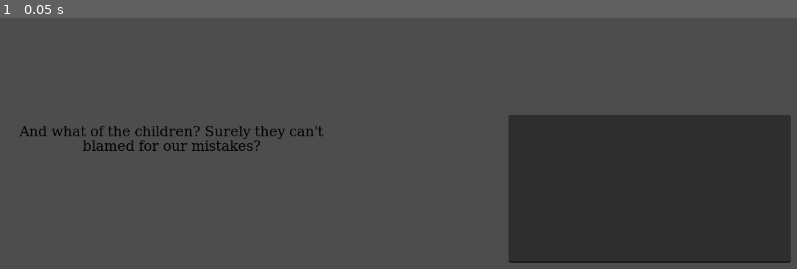
Above: before the commit, frame 1.
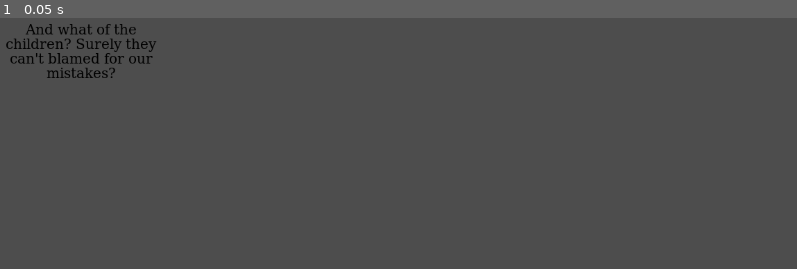
Above: after the commit, the same moment.

Repository: XandeKK/TypeBubbleX
Game: Godot game, scene res://src/SuperLabel/super_label.tscn
Same seed, same stepped clock (60 frames per second), same inputs: the game is played once before the commit and once after it. The project has no main scene, so this scene is started directly.
Inputs:
- Up to frame 1 (0.05 s): no input

The runs differ from the first frame. In frame 1, 23% of the frame differs, in the area x 0-100%, y 2-98%.

Commit message:
remove node TextEdit

Diff:
--- a/src/SuperLabel/outlines.gd
+++ b/src/SuperLabel/outlines.gd
@@ -13,11 +13,11 @@
 	add_child(_outline)
 
 func remove(index : int) -> void:
-	var outline = get_child(index)
-	if not outline:
+	var _outline = get_child(index)
+	if not _outline:
 		return
-	remove_child(outline)
-	outline.queue_free()
+	remove_child(_outline)
+	_outline.queue_free()
 
 func set_parent(value : Control):
 	parent = value
--- a/src/SuperLabel/shakes.gd
+++ b/src/SuperLabel/shakes.gd
@@ -10,11 +10,11 @@
 	add_child(_shake)
 
 func remove(index : int) -> void:
-	var shake = get_child(index)
-	if not shake:
+	var _shake = get_child(index)
+	if not _shake:
 		return
-	remove_child(shake)
-	shake.queue_free()
+	remove_child(_shake)
+	_shake.queue_free()
 
 func get_shakes() -> Array:
 	return get_children().filter(func(child): return child.is_global)
--- a/src/SuperLabel/super_label.tscn
+++ b/src/SuperLabel/super_label.tscn
@@ -8,8 +8,8 @@
 [node name="SuperLabel" type="Control"]
 layout_mode = 3
 anchors_preset = 0
-offset_right = 501.0
-offset_bottom = 465.0
+offset_right = 240.0
+offset_bottom = 213.0
 script = ExtResource("1_rff2x")
 
 [node name="Shakes" type="Control" parent="."]
@@ -31,12 +31,3 @@
 offset_right = 40.0
 offset_bottom = 40.0
 script = ExtResource("2_fu0jm")
-
-[node name="TextEdit" type="TextEdit" parent="."]
-layout_mode = 0
-offset_left = 736.0
-offset_top = 196.0
-offset_right = 1143.0
-offset_bottom = 410.0
-
-[connection signal="text_changed" from="TextEdit" to="." method="_on_text_edit_text_changed"]
